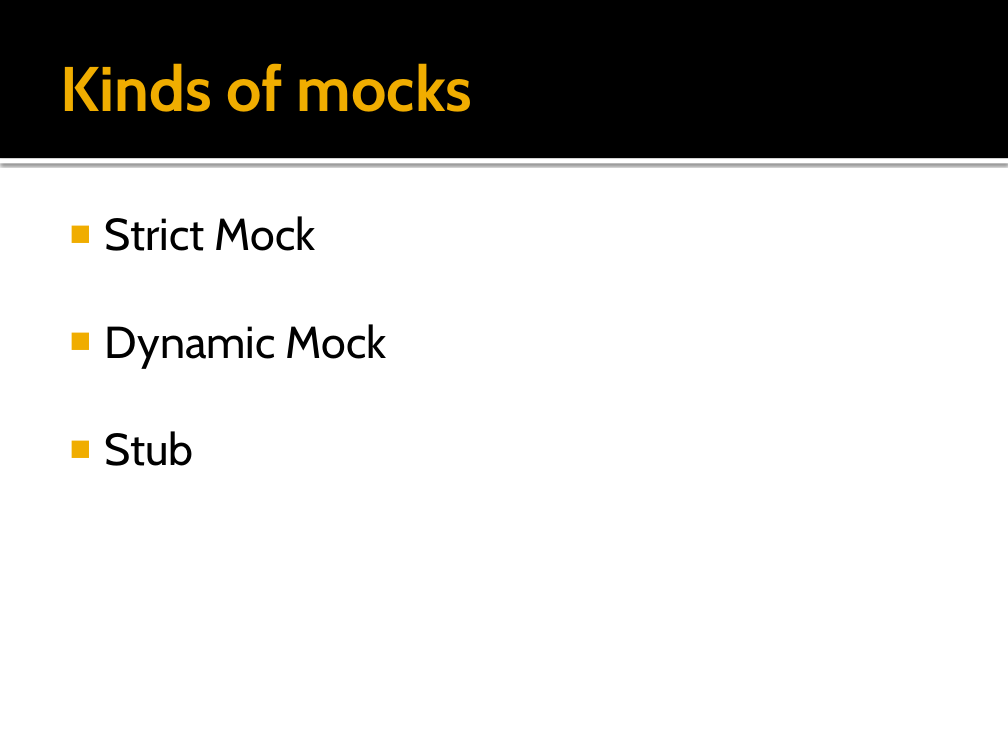
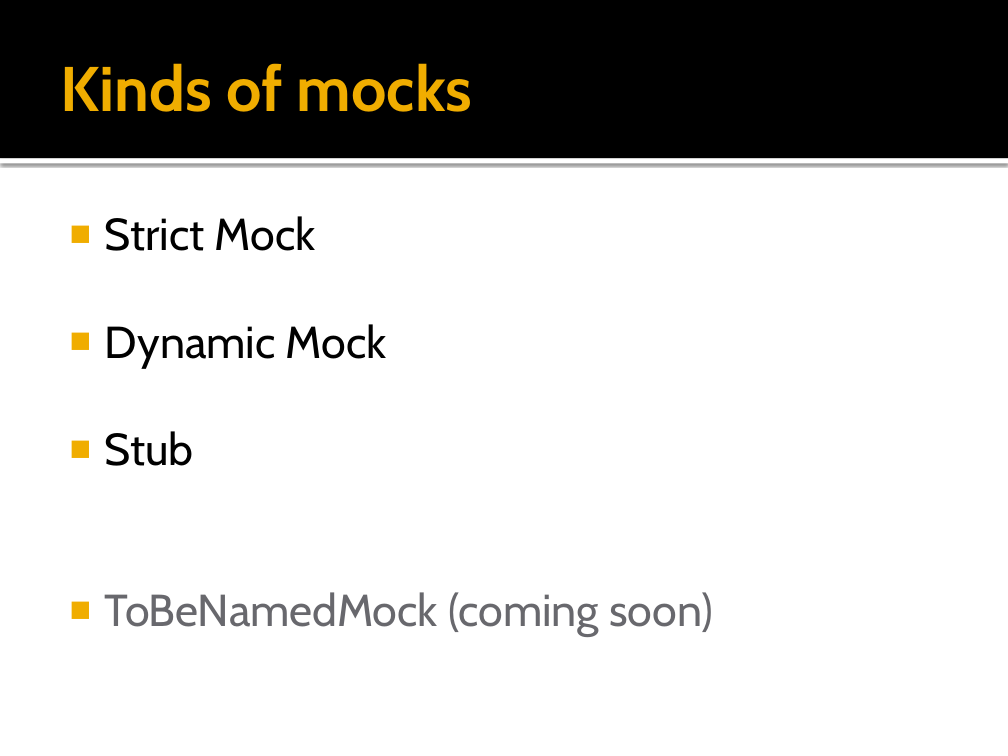
Before and after one commit to stevenharman/codeincubator, a slide deck: slide 11 of Samples/whats-the-deals-with-rhino.mocks/Whats the Deal with Rhino.Mocks.pptx. Drawn at 1008x756 pixels with LibreOffice and Linux fonts; fonts in the diff are those of the drawing; background and template pictures are left out. Boxes give left, top, right and bottom in pixels: in the first picture for what was removed or moved away, otherwise in the second. Text is boxed around its words. In the diff, an @@ line names an element or a change of style, - is before the commit and + after.

Commit message:
made some tweaks

```diff
--- a/Samples/whats-the-deals-with-rhino.mocks/Whats the Deal with Rhino.Mocks.pptx
+++ b/Samples/whats-the-deals-with-rhino.mocks/Whats the Deal with Rhino.Mocks.pptx
@@ text at (x1=105, y1=592, x2=713, y2=637): paragraph added @@
+■ ToBeNamedMock (coming soon)
```
